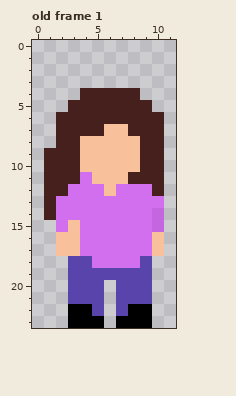
One commit to this pixel-art file: player/woman frames.aseprite. The first picture shows the starting point.
12x24 pixels, 3 frames. Shown: old frame 1. The commit also changed other frames, which this record leaves out.
Now the later version:
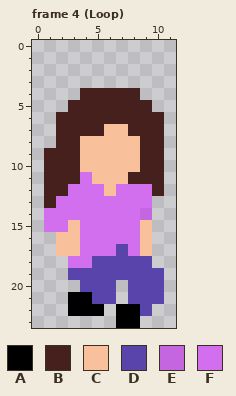
Palette (. is transparent): A #000000  B #45201c  C #f8c09b  D #5844aa  E #c566e1  F #d16fef
A new or re-ordered frame is compared with the old frame closest to it.
Difference:
{"change": "frames 3 -> 7"}
{"where": "frame 4 (Loop) is new; against old frame 1, layer \"Layer 2 Copy Copy\""}
{"frame":4,"y":13,"x":10,"old":"F","new":"."}
{"frame":4,"y":14,"x":1,"old":"B","new":"F"}
{"frame":4,"y":14,"x":9,"old":"FE","new":"E."}
{"frame":4,"y":15,"x":1,"old":".","new":"F"}
{"frame":4,"y":15,"x":9,"old":"FE","new":"C."}
{"frame":4,"y":16,"x":9,"old":"FC","new":"C."}
{"frame":4,"y":17,"x":7,"old":"F","new":"D"}
{"frame":4,"y":17,"x":9,"old":"FC","new":"C."}
{"frame":4,"y":18,"x":3,"old":"DDFFFF","new":"FFDDDD"}
{"frame":4,"y":19,"x":10,"old":".","new":"D"}
{"frame":4,"y":20,"x":3,"old":"D","new":"."}
{"frame":4,"y":20,"x":6,"old":".D","new":"D."}
{"frame":4,"y":20,"x":10,"old":".","new":"D"}
{"frame":4,"y":21,"x":3,"old":"DD","new":"AA"}
{"frame":4,"y":21,"x":6,"old":".D","new":"D."}
{"frame":4,"y":21,"x":10,"old":".","new":"D"}
{"frame":4,"y":22,"x":5,"old":"D","new":"A"}
{"frame":4,"y":22,"x":7,"old":"D","new":"A"}
{"frame":4,"y":22,"x":9,"old":"A","new":"D"}
{"frame":4,"y":23,"x":3,"old":"AAA","new":"..."}
{"frame":4,"y":23,"x":9,"old":"A","new":"."}
{"label":"changed","picture_box":[44,196,164,328]}
